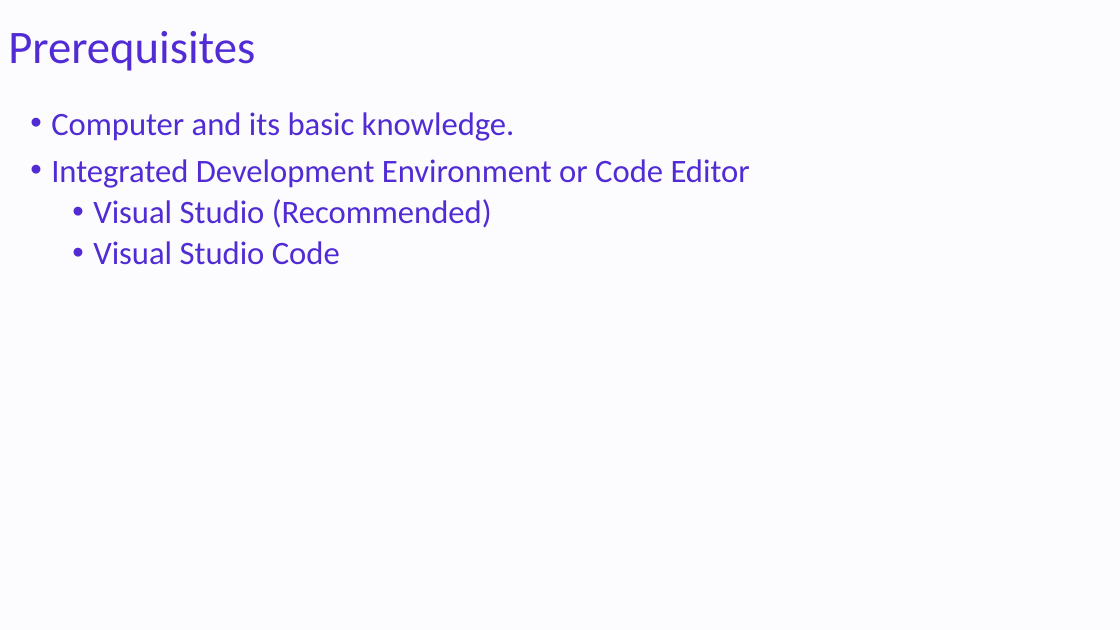
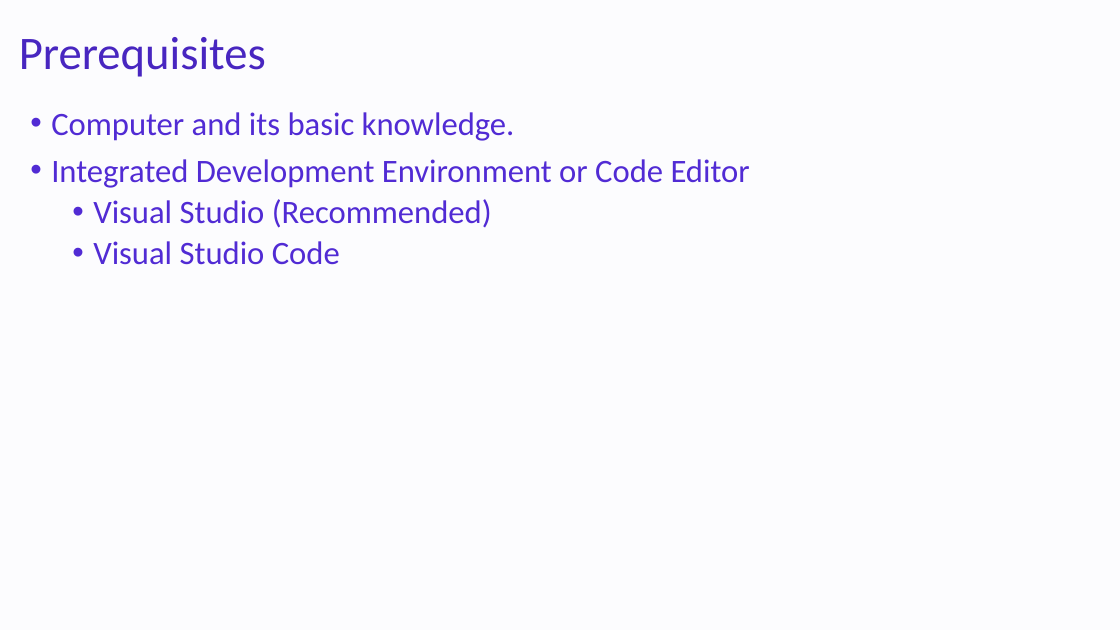
Before and after one commit to NaveenChittimalla/C-Sharp-Fundamentals, a slide deck: slide 2 of docs/C Sharp Programming Language - Fundaments.pptx. Drawn at 1120x630 pixels with LibreOffice and Linux fonts; fonts in the diff are those of the drawing. Boxes give left, top, right and bottom in pixels: in the first picture for what was removed or moved away, otherwise in the second. Text is boxed around its words. In the diff, an @@ line names an element or a change of style, - is before the commit and + after.

```diff
--- a/docs/C Sharp Programming Language - Fundaments.pptx
+++ b/docs/C Sharp Programming Language - Fundaments.pptx
@@ title "Prerequisites": place and size @@
-title "Prerequisites" at [8,31,255,71]
+title "Prerequisites" at [19,37,266,77]
@@ title "Prerequisites" at [19,37,266,77]: text colour #512BD4 to #4826C0 @@
```
Also in this commit, not shown: 5 other slides changed, 5 slides added, 1 other file.
